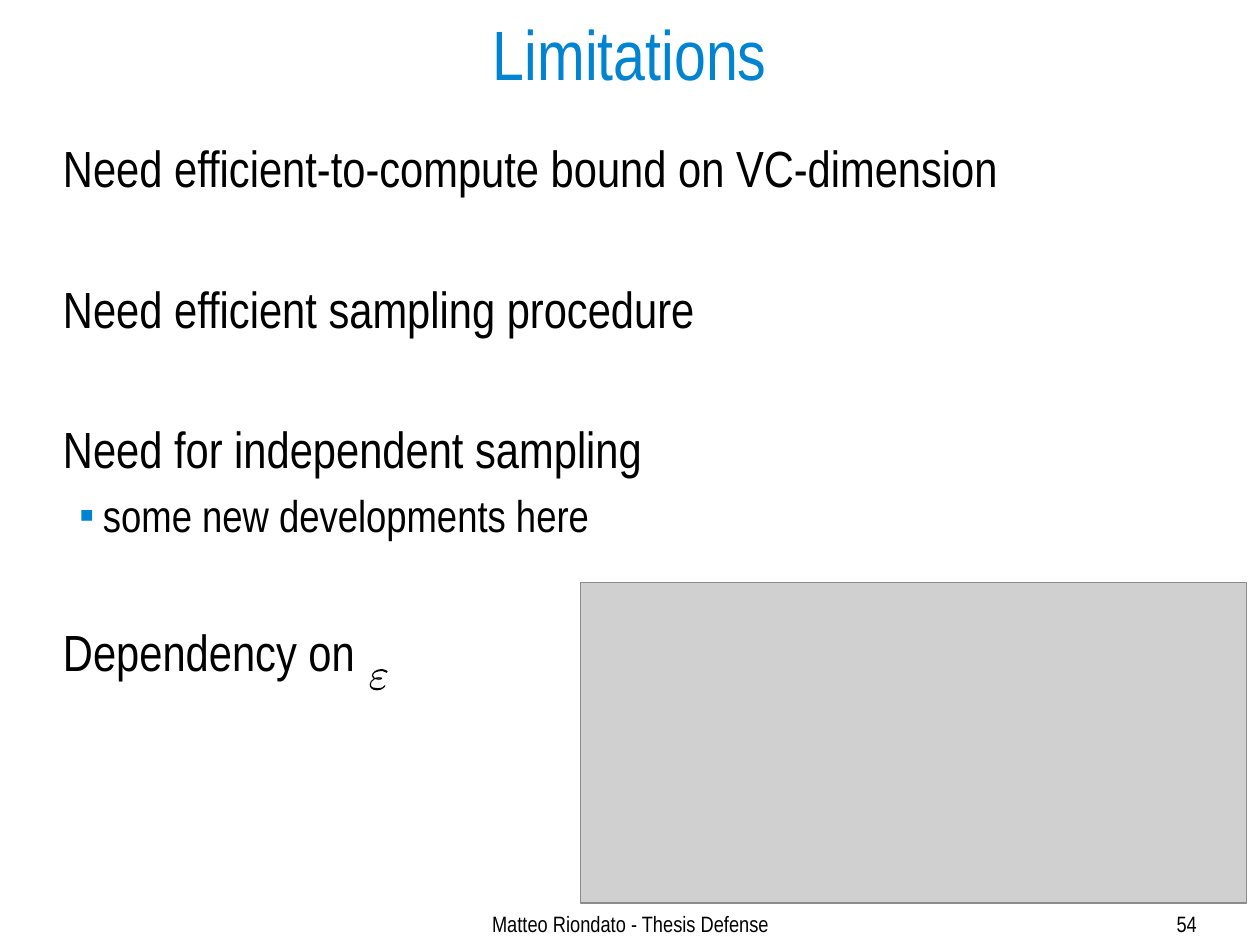
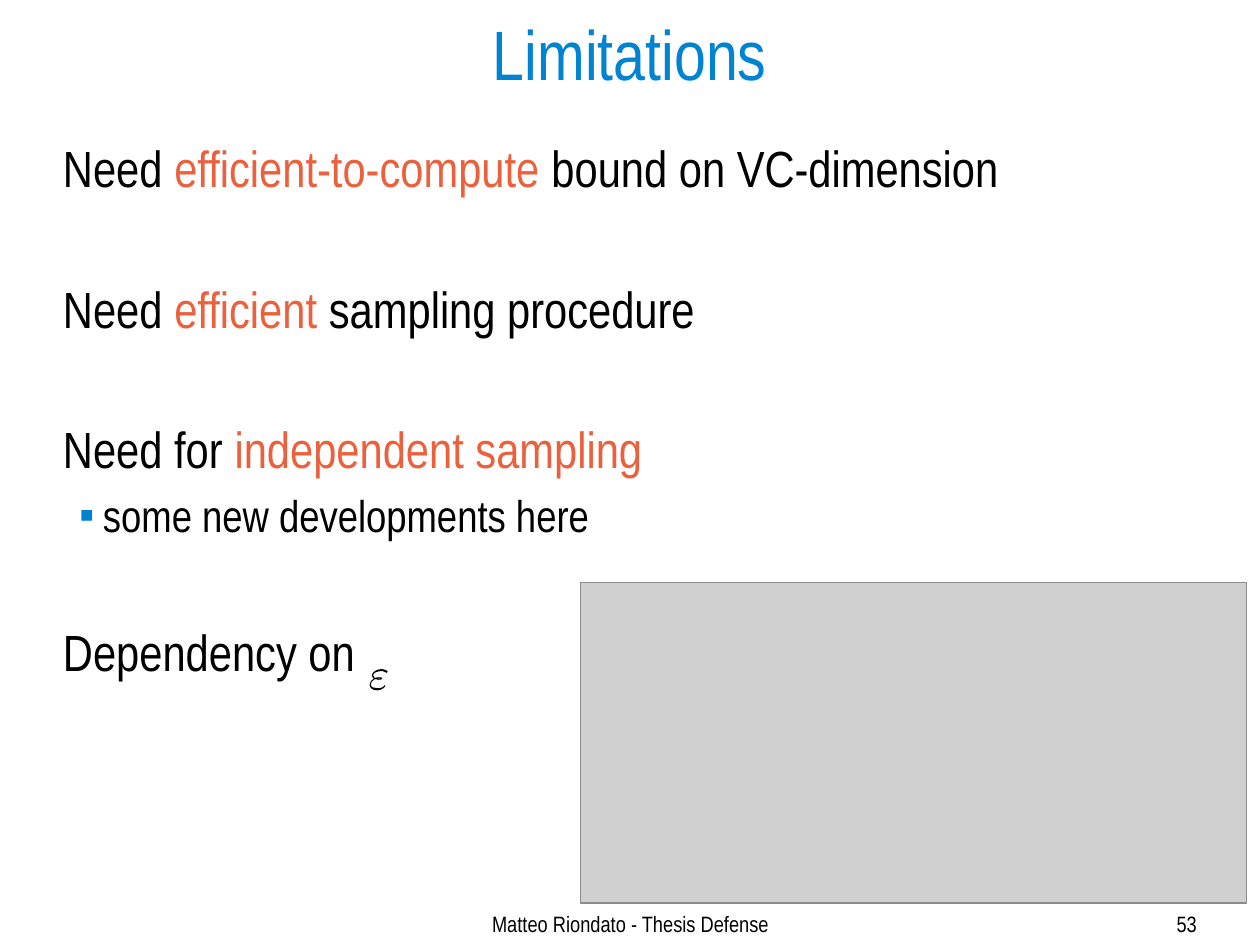
Before and after one commit to ZhizhongIsaacChen/dissertation, a slide deck: slide 53 of defense/Defense-talk.odp (slide 54 before the commit). Drawn at 1260x945 pixels with LibreOffice and Linux fonts; fonts in the diff are those of the drawing; grey boxes stand for pictures. Boxes give left, top, right and bottom in pixels: in the first picture for what was removed or moved away, otherwise in the second. Text is boxed around its words. In the diff, an @@ line names an element or a change of style, - is before the commit and + after.

```diff
--- a/defense/Defense-talk.odp
+++ b/defense/Defense-talk.odp
@@ text at [63,150,999,478]: text colour #000000 to #EB613D in "efficient-to-compute", "efficient", "independent sampling" @@
@@ page number at [1177,916,1197,933]: text changed @@
-54
+53
```
Also in this commit, not shown: 28 other slides changed, 1 slide removed.
